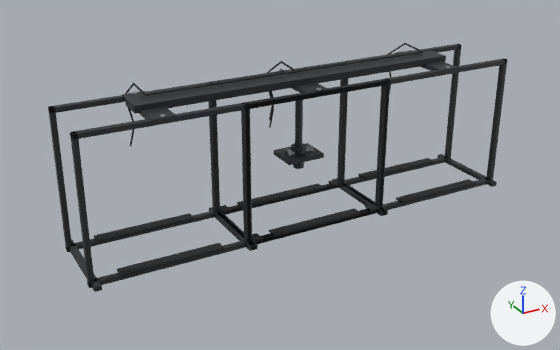
What one commit did to the Blender file tools/models/tv-suspension.blend.
Before and after are seen from a 50 mm camera at (-6.55, -11.22, 5.23) aimed at (-0.31, 0.14, -0.45). Every picture has the same lights, and +X, +Y and +Z are marked at lower right. The older version comes first.

In view in the first picture: 'CeilingPlate_PowderCoat', 'Cradle_PowderCoat', 'TripleCradle_CableJacket', 'TripleCradle_PowderCoat' and 5 more.
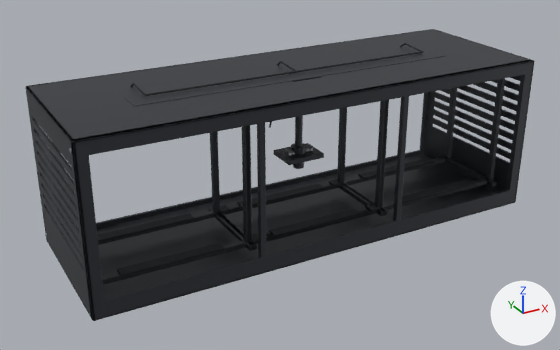
What differs and where, as boxes [x1, y1, x2, y2] in the pictures (560 x 350 px):
'TripleHousing_PowderCoat', added
    after: [25, 29, 534, 321]

What changed in the scene script:
```text
Add me_left_pierced_ventilation_end_cap:
    me_left_pierced_ventilation_end_cap.from_pydata(...)  # 2360 vertices, 2394 faces; spans x -4.28..4.28, y -1.25..1.66, z -1.48..1.41
    me_left_pierced_ventilation_end_cap.materials.append(mat_powdercoat)  # dark grey #42454b
Add ob_triplehousing_powdercoat:
    ob_triplehousing_powdercoat = bpy.data.objects.new('TripleHousing_PowderCoat', me_left_pierced_ventilation_end_cap)
    ob_triplehousing_powdercoat.parent = ob_triplehousing
    ob_triplehousing_powdercoat.location = (0.0, 0.0, 0.0)
Add ob_triplehousing:
    ob_triplehousing = bpy.data.objects.new('TripleHousing', None)
    ob_triplehousing.parent = ob_triplecradle
    ob_triplehousing.location = (0.0, 0.0, 0.0)
```
